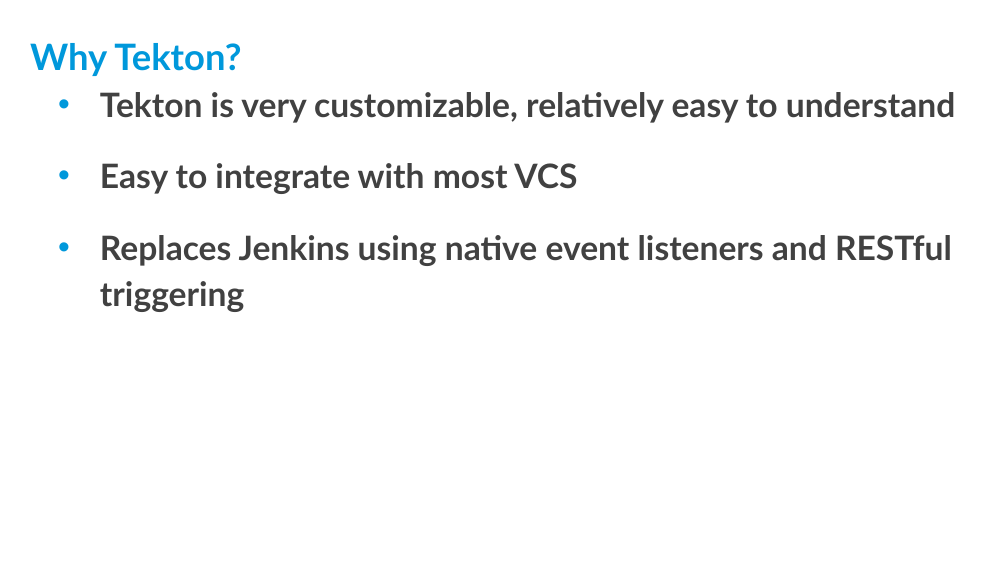
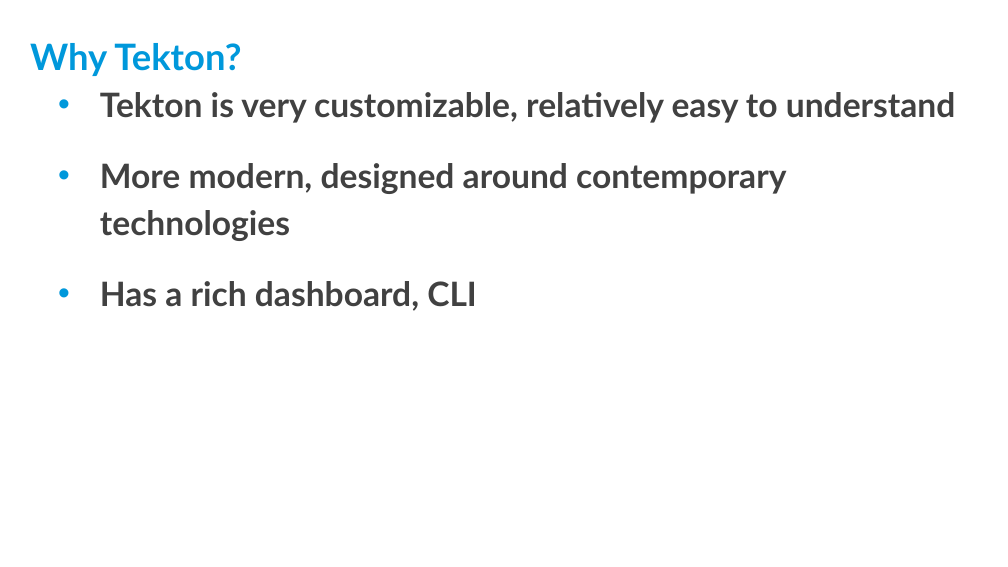
Before and after one commit to threexc/yocto-tekton, a slide deck: slide 13 of yddtalk/YP_DevDay_k8s_tekton.odp (slide 12 before the commit). Drawn at 1008x567 pixels with LibreOffice and Linux fonts; fonts in the diff are those of the drawing; background and template pictures are left out. Boxes give left, top, right and bottom in pixels: in the first picture for what was removed or moved away, otherwise in the second. Text is boxed around its words. In the diff, an @@ line names an element or a change of style, - is before the commit and + after.

```diff
--- a/yddtalk/YP_DevDay_k8s_tekton.odp
+++ b/yddtalk/YP_DevDay_k8s_tekton.odp
@@ text at [100, 163, 786, 311]: text changed @@
-• Easy to integrate with most VCS
-• Replaces Jenkins using native event listeners and RESTful triggering
+• More modern, designed around contemporary technologies
+• Has a rich dashboard, CLI
```
Also in this commit, not shown: 11 other slides changed, 2 slides added.
